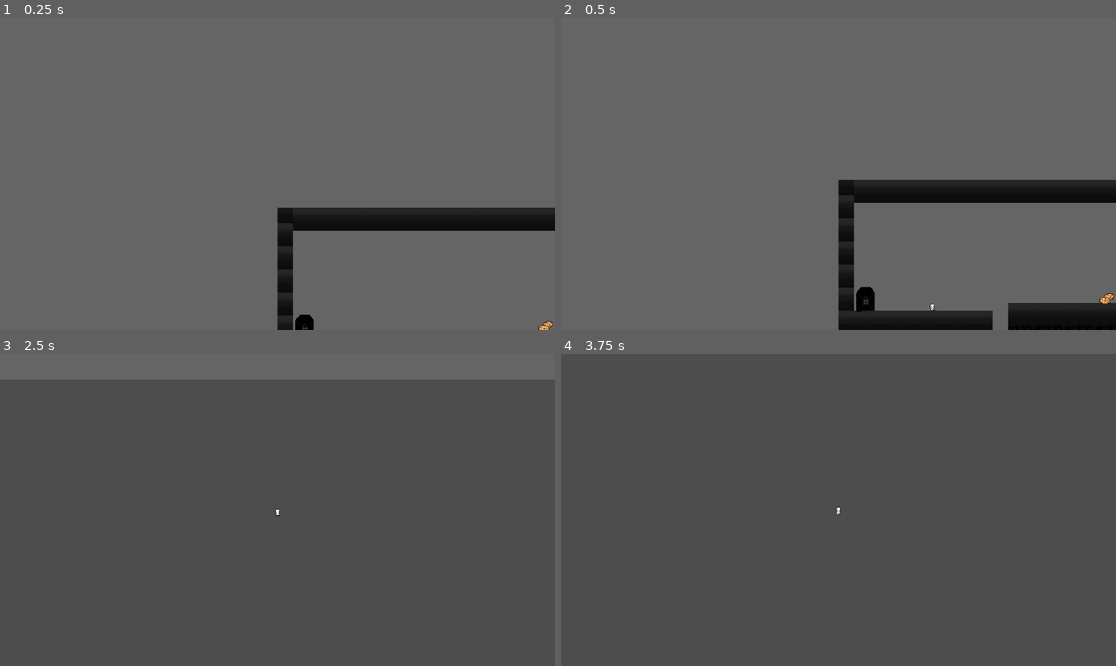
Above: before the commit, frames 1-4 (two rows, left to right).
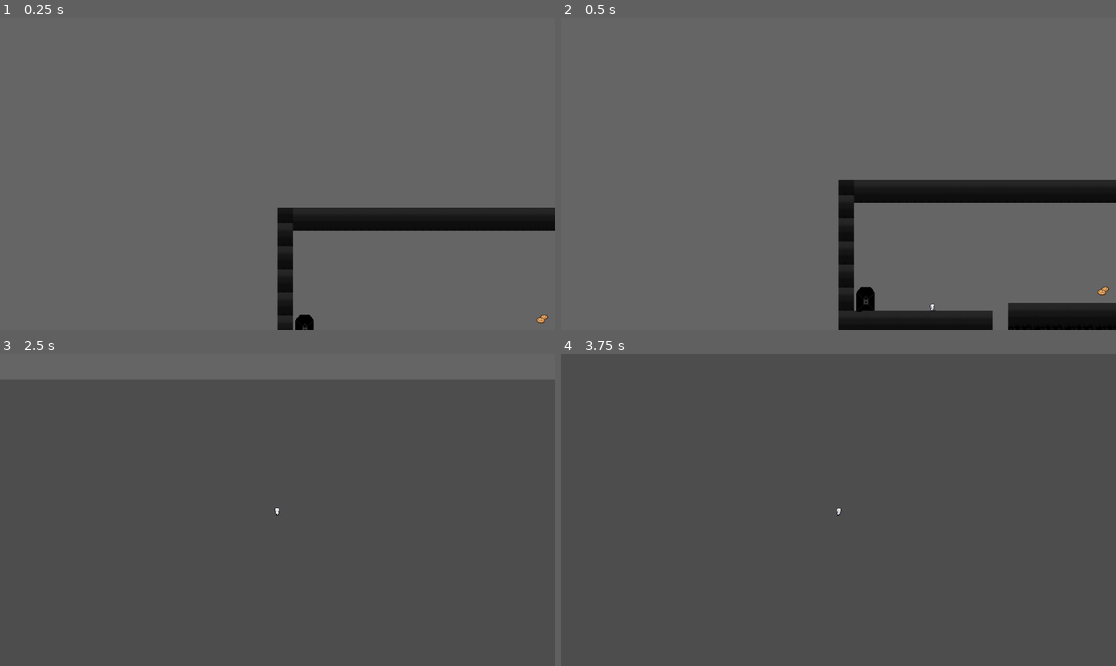
Above: after the commit, the same moments.

Repository: paperparrot5010/Game_jam_githuab
Game: Godot game, scene res://World/level_1.tscn
Same seed, same stepped clock (60 frames per second), same inputs: the game is played once before the commit and once after it.
Inputs:
- Up to frame 1 (0.25 s): no input
- Up to frame 2 (0.5 s): no input
- Up to frame 3 (2.5 s): hold Left (l) 0.53-1.28 s; tap Right (r) at 0.8, 1.35 s; tap Up (u) at 1.55, 2.1 s; hold Left (l) from 2.03 s (still down)
- Up to frame 4 (3.75 s): release Left (l) at 2.78 s; tap Left (l) at 2.85 s; tap Right (r) at 3.05 s; tap Enter at 3.5 s; hold Right (r) from 3.53 s (still down)

The runs differ from the first frame. In frame 1, less than 0.1% of the frame differs, in the area x 96-100%, y 95-100%; in frame 2, 0.1%, in the area x 96-100%, y 85-92%; in frame 3, less than 0.1%; in frame 4, less than 0.1%.

Commit message:
Revert "bad err"
This reverts commit aeaa884ecae6e6c6ce3c7dd77716badb22745ed1.

Diff:
--- a/World/cookies.tscn
+++ b/World/cookies.tscn
@@ -1,23 +1,27 @@
-[gd_scene load_steps=4 format=3 uid="uid://bvd6xqwdgvhhv"]
+[gd_scene load_steps=5 format=3 uid="uid://bvd6xqwdgvhhv"]
 
 [ext_resource type="Script" uid="uid://d5yvrxodghj1" path="res://World/cookies.gd" id="1_qxovs"]
 [ext_resource type="Texture2D" uid="uid://3wvemm67pkhe" path="res://assits/28_cookies.png" id="1_w1ueg"]
 
 [sub_resource type="CircleShape2D" id="CircleShape2D_qxovs"]
-radius = 13.9284
+radius = 7.07107
+
+[sub_resource type="CircleShape2D" id="CircleShape2D_4hi7n"]
+radius = 6.08276
 
 [node name="Cookies" type="Area2D" groups=["Cookies"]]
-position = Vector2(3, 3)
 collision_layer = 0
 script = ExtResource("1_qxovs")
 
 [node name="Sprite2D" type="Sprite2D" parent="."]
-position = Vector2(5.5, 4.5)
-scale = Vector2(1.34375, 1.28125)
 texture = ExtResource("1_w1ueg")
 
 [node name="CollisionShape2D" type="CollisionShape2D" parent="."]
-position = Vector2(1, 6)
+position = Vector2(-3, 3)
 shape = SubResource("CircleShape2D_qxovs")
 
+[node name="CollisionShape2D2" type="CollisionShape2D" parent="."]
+position = Vector2(4, -3)
+shape = SubResource("CircleShape2D_4hi7n")
+
 [connection signal="body_entered" from="." to="." method="_on_body_entered"]
--- a/World/level_1.tscn
+++ b/World/level_1.tscn
@@ -109,4 +109,4 @@
 position = Vector2(195, 349)
 
 [node name="Cookies" parent="." instance=ExtResource("6_n5ydv")]
-position = Vector2(552, 339)
+position = Vector2(550, 327)
--- a/character_body_2d.gd
+++ b/character_body_2d.gd
@@ -1,5 +1,4 @@
 extends CharacterBody2D
-
 var speed = 200
 var gravity = 13
 var jump = 300
@@ -14,25 +13,24 @@
 		cookie.connect("collected", _on_cookie_collected)
 
 func _physics_process(_delta: float) -> void:
-	# ... (existing player movement and animation code)
+	# ... (existing player movement and animation code) ...
 	#Move right:
 	if Input.is_action_pressed("r"):
 		$AnimatedSprite2D.flip_h = false
 		velocity.x = speed
-	#Move left:
+		#Move left:
 	elif Input.is_action_pressed("l"):
 		$AnimatedSprite2D.flip_h = true
 		velocity.x = -speed
-	#Stop
-	else:
+		#Stop
+	else :
 		velocity.x = 0
 	#Animations :
-
 	if not is_on_floor():
-		if velocity.y < 0 :
+		if velocity.y <0 :
 			$AnimatedSprite2D.play("JUMP")
-		if velocity.y > 0 :
-			$AnimatedSprite2D.play("JUMP")
+		#if velocity.y >0 :
+		#	$AnimatedSprite2D.play("JUMP")
 	if is_on_floor():
 		if velocity.x != 0:
 			$AnimatedSprite2D.play("RUN")
@@ -41,7 +39,6 @@
 	# Apply gravity:
 	if not is_on_floor():
 		velocity.y += gravity
-
 	# Jump:
 	if is_on_floor() and Input.is_action_just_pressed("u") :
 		velocity.y = -jump
@@ -58,17 +55,13 @@
 			# Subsequent cookies follow the previous cookie in the chain
 			target_position = collected_cookies[i-1].global_position - (velocity.normalized() * cookie_follow_distance)
 
-		# Smoothly interpolate the cookie\"s position towards the target
-		if is_instance_valid(collected_cookies[i]):
-			collected_cookies[i].global_position = collected_cookies[i].global_position.lerp(target_position, cookie_follow_lag)
+		# Smoothly interpolate the cookie's position towards the target
+		collected_cookies[i].global_position = collected_cookies[i].global_position.lerp(target_position, cookie_follow_lag)
 
 func _on_cookie_collected(cookie_node: Node2D) -> void:
 	# Add the collected cookie to the array
 	collected_cookies.append(cookie_node)
-	# Ensure the cookie remains visible and its position can be updated
-	cookie_node.visible = true
-	cookie_node.set_process_mode(Node.PROCESS_MODE_INHERIT)
-
-	# Reparent the cookie to the player to keep it in the player\"s local space
-	cookie_node.get_parent().remove_child(cookie_node)
-	add_child(cookie_node)
+	# Make the cookie a child of the player (optional, but good for organization)
+	# cookie_node.reparent(self)
+	# You might want to hide the original cookie sprite and use a new one for the following effect
+	# For simplicity, we'll just manage its global_position
